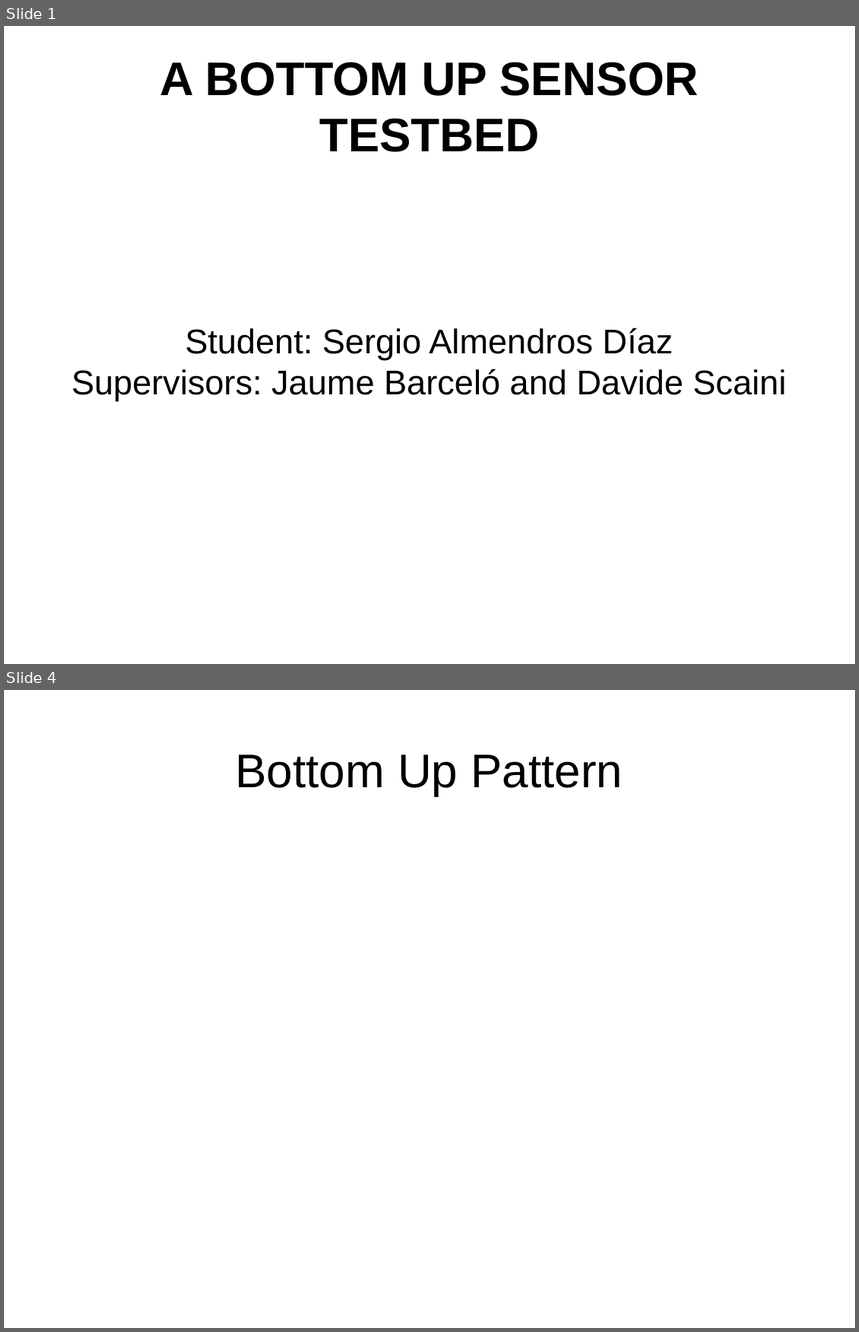
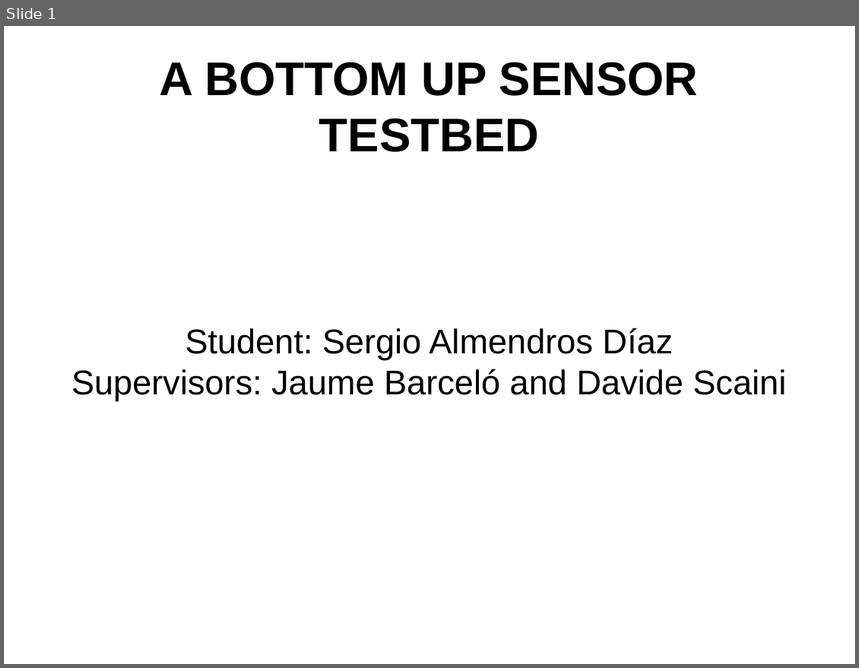
Before and after one commit to SergioAlmendros/A-bottom-up-sensor-testbed, a slide deck: Presentation/presentation2.odp. Shown one above the other, each under a label of ours: slides 1 and 4 before the commit, slide 1 after it; the slides between them are not shown. The pictures are 859x1332 and 859x668 pixels, drawn with LibreOffice and Linux fonts; fonts in the diff are those of the drawing. Boxes give left, top, right and bottom in pixels: in the first picture for what was removed or moved away, otherwise in the second. Text is boxed around its words. In the diff, an @@ line names an element or a change of style, - is before the commit and + after.

```diff
--- a/Presentation/presentation2.odp
+++ b/Presentation/presentation2.odp
@@ slide 4 removed at (x1=4, y1=690, x2=855, y2=1328), background #FFFFFF @@
@@ title removed at (x1=235, y1=755, x2=623, y2=796) @@
-Bottom Up Pattern
```
Also in this commit, not shown: 15 slides changed, 5 slides added, 4 other slides removed, 7 other files.
